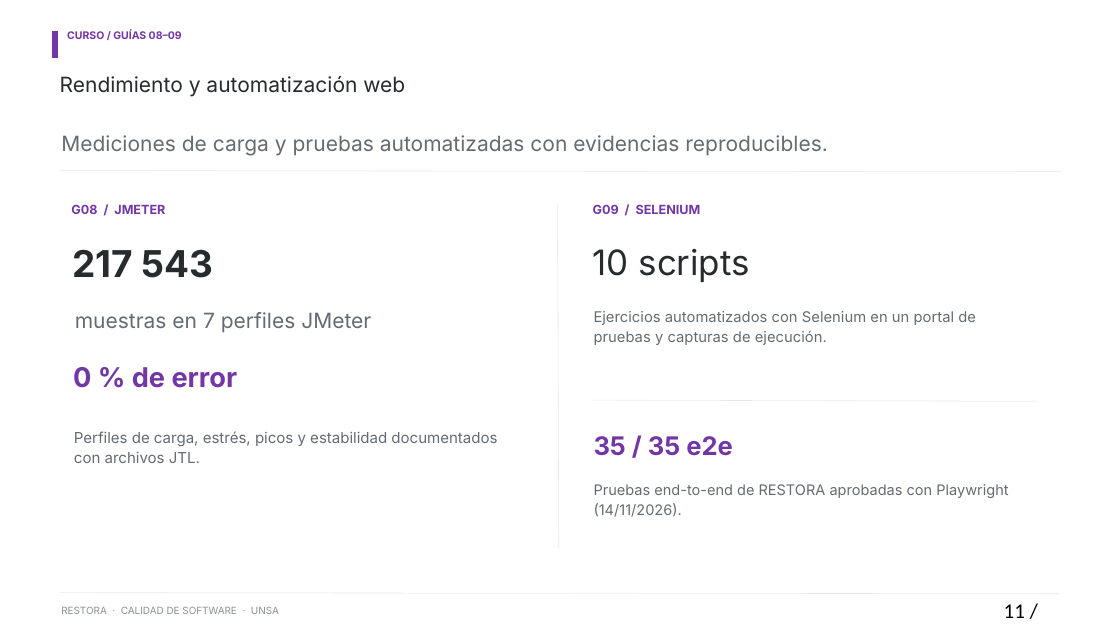
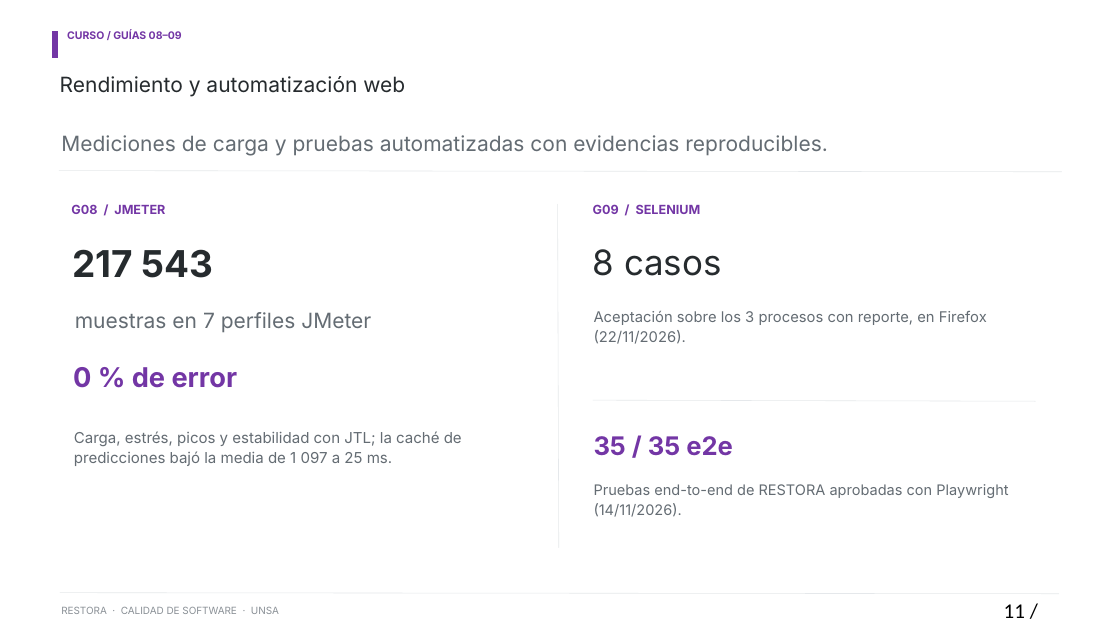
Before and after one commit to AnthoLogy63/restora_system_CalidadDeSoftware, a slide deck: slide 11 of 03_ENTREGA_FINAL/RESTORA_PRESENTACIÓN_FINAL_PROYECTO.pptx. Drawn at 1120x630 pixels with LibreOffice and Linux fonts; fonts in the diff are those of the drawing. Boxes give left, top, right and bottom in pixels: in the first picture for what was removed or moved away, otherwise in the second. Text is boxed around its words. In the diff, an @@ line names an element or a change of style, - is before the commit and + after.

```diff
--- a/03_ENTREGA_FINAL/RESTORA_PRESENTACIÓN_FINAL_PROYECTO.pptx
+++ b/03_ENTREGA_FINAL/RESTORA_PRESENTACIÓN_FINAL_PROYECTO.pptx
@@ text at (593,249,722,276): text changed @@
-10 scripts
+8 casos
@@ text at (594,311,987,344): text changed @@
-Ejercicios automatizados con Selenium en un portal de pruebas y capturas de ejecución.
+Aceptación sobre los 3 procesos con reporte, en Firefox (22/11/2026).
@@ text at (74,431,462,466): text changed @@
-Perfiles de carga, estrés, picos y estabilidad documentados con archivos JTL.
+Carga, estrés, picos y estabilidad con JTL; la caché de predicciones bajó la media de 1 097 a 25 ms.
```
Also in this commit, not shown: 3 other slides changed, 18 other files.
